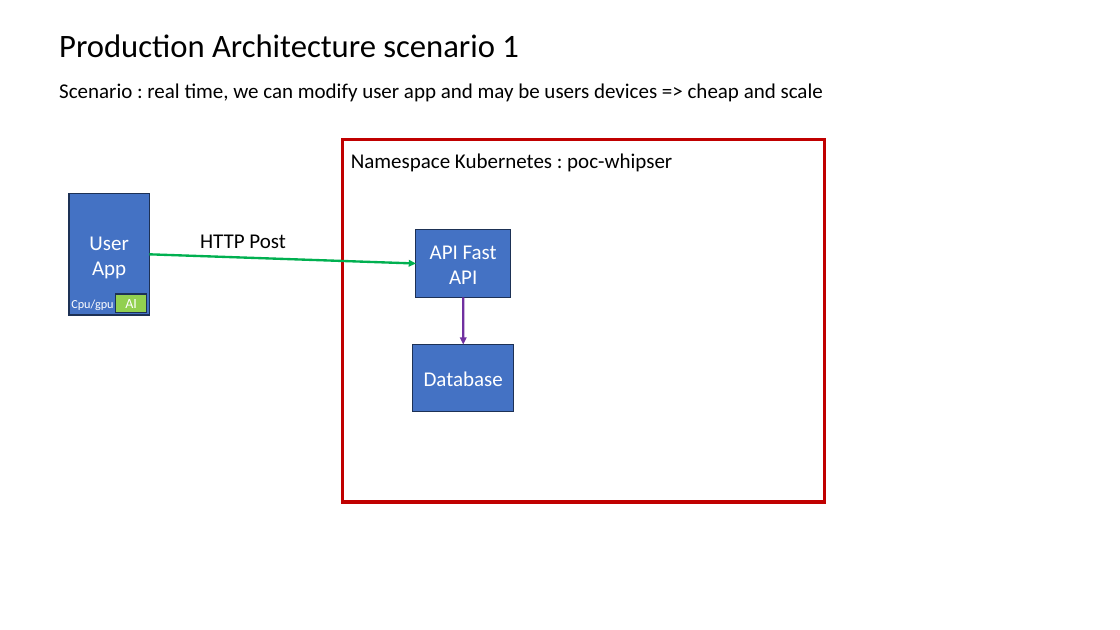
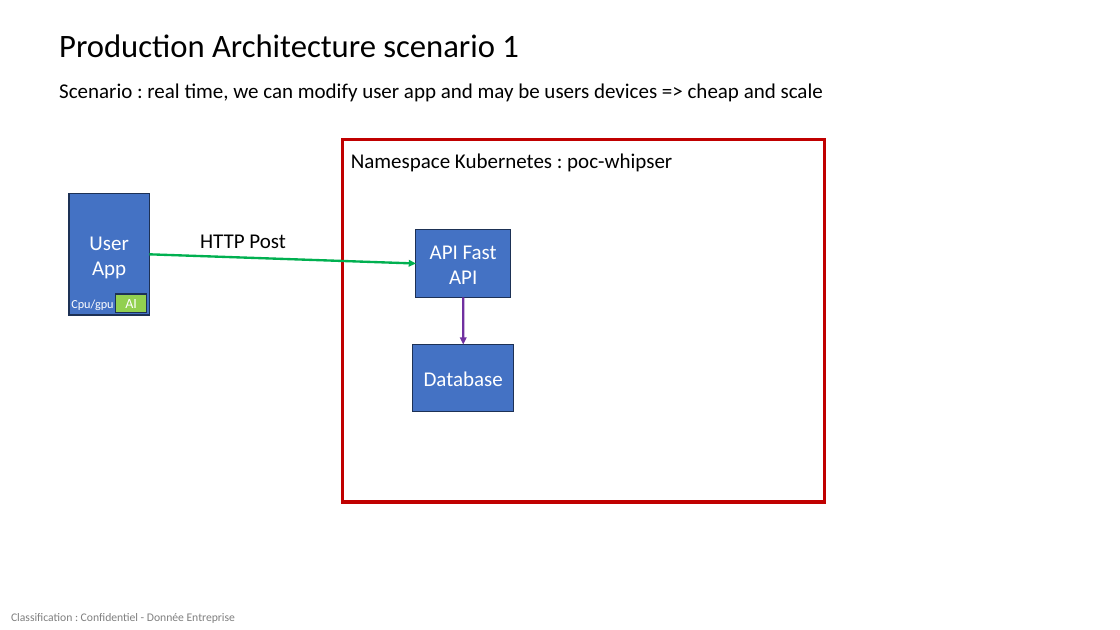
Before and after one commit to guillaume-chervet/poc-whisper, a slide deck: slide 2 of documentation/Architecture.pptx. Drawn at 1120x630 pixels with LibreOffice and Linux fonts; fonts in the diff are those of the drawing. Boxes give left, top, right and bottom in pixels: in the first picture for what was removed or moved away, otherwise in the second. Text is boxed around its words. In the diff, an @@ line names an element or a change of style, - is before the commit and + after.

```diff
--- a/documentation/Architecture.pptx
+++ b/documentation/Architecture.pptx
@@ text added at (11,613,235,623), 10 pt, text #000000 at 50% opacity @@
+Classification : Confidentiel - Donnée Entreprise
```
Also in this commit, not shown: 2 other slides changed, 1 slide added, 1 slide removed, 3 other files.
